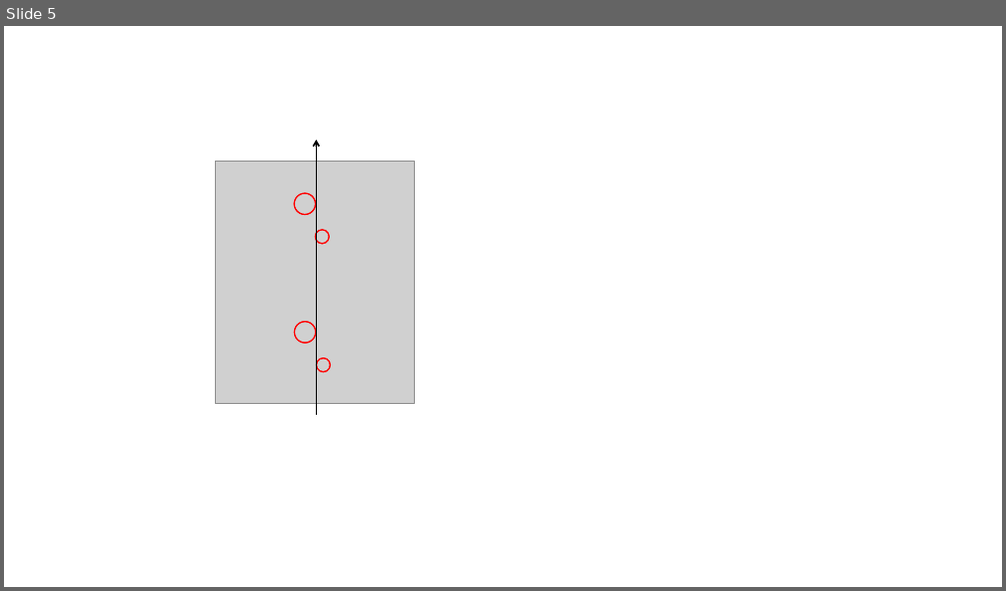
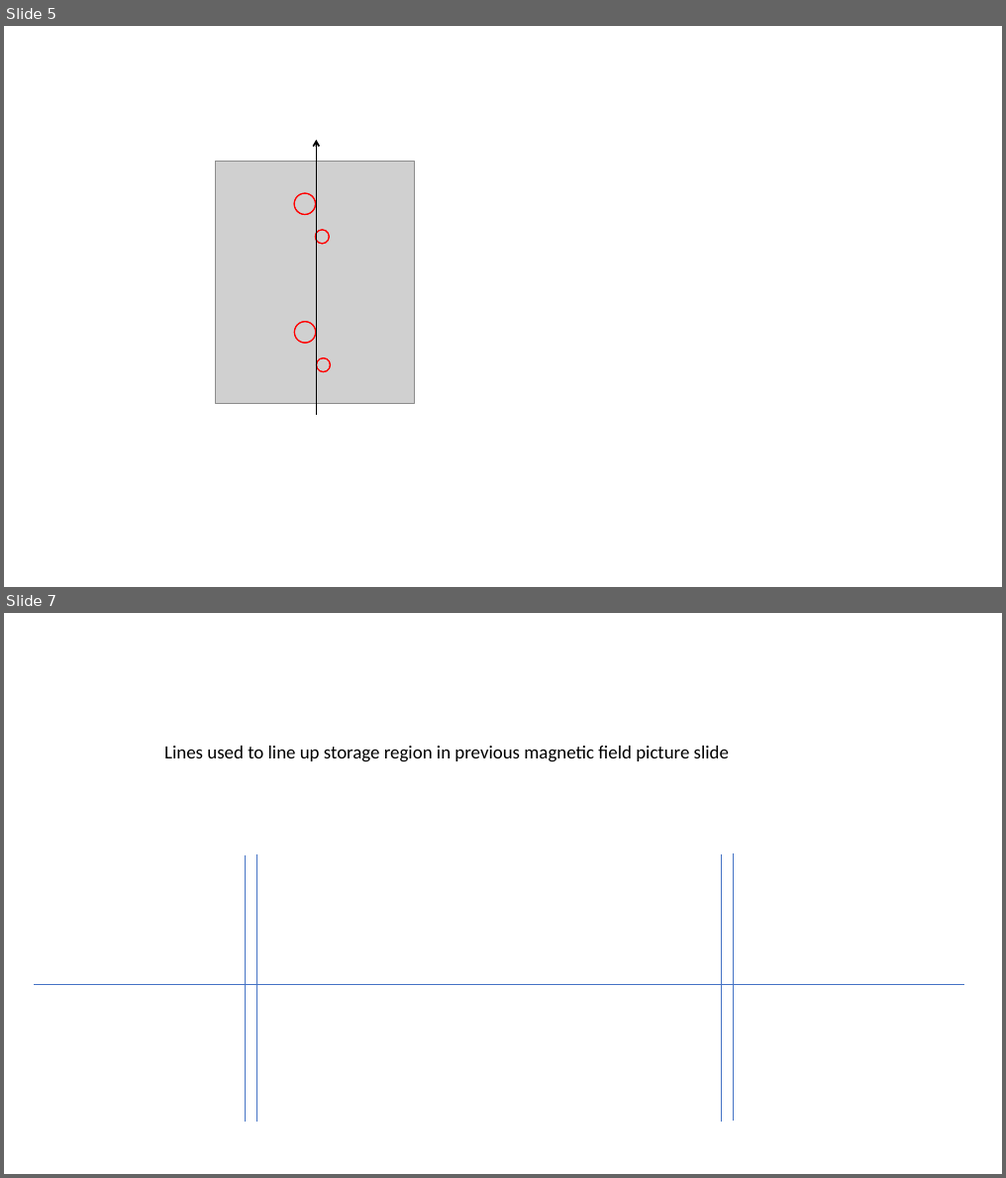
Before and after one commit to nkinnaird/Dissertation, a slide deck: KinnairdThesis/Body/Figures/ThesisImages.pptx. Shown one above the other, each under a label of ours: slide 5 before the commit, slides 5 and 7 after it; the slides between them are not shown. The pictures are 1006x591 and 1006x1178 pixels, drawn with LibreOffice and Linux fonts; fonts in the diff are those of the drawing; grey boxes stand for pictures. Boxes give left, top, right and bottom in pixels: in the first picture for what was removed or moved away, otherwise in the second. Text is boxed around its words. In the diff, an @@ line names an element or a change of style, - is before the commit and + after.

```diff
--- a/KinnairdThesis/Body/Figures/ThesisImages.pptx
+++ b/KinnairdThesis/Body/Figures/ThesisImages.pptx
@@ slide 7 added at [4,613,1002,1174], background #FFFFFF @@
@@ text added at [164,746,729,762], 18 pt, text #000000 @@
+Lines used to line up storage region in previous magnetic field picture slide
@@ line added from (245, 855) to (245, 1122), #4472C4 0.5 pt @@
@@ line added from (256, 855) to (256, 1122), #4472C4 0.5 pt @@
@@ line added from (721, 855) to (721, 1121), #4472C4 0.5 pt @@
@@ line added from (733, 854) to (733, 1121), #4472C4 0.5 pt @@
@@ line added from (34, 985) to (964, 985), #4472C4 0.5 pt @@
```
Also in this commit, not shown: 1 other slide added, 5 other files.
